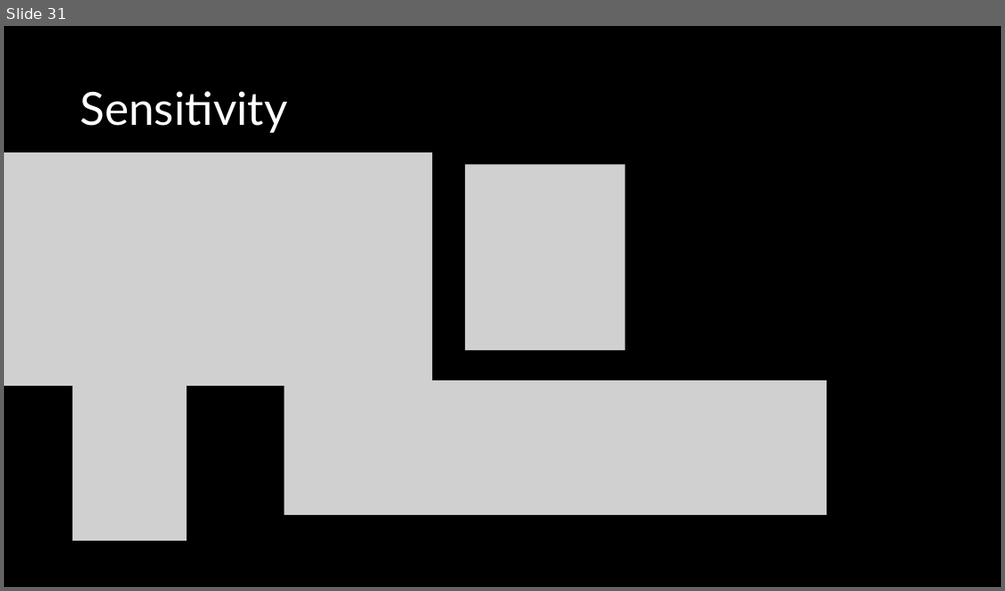
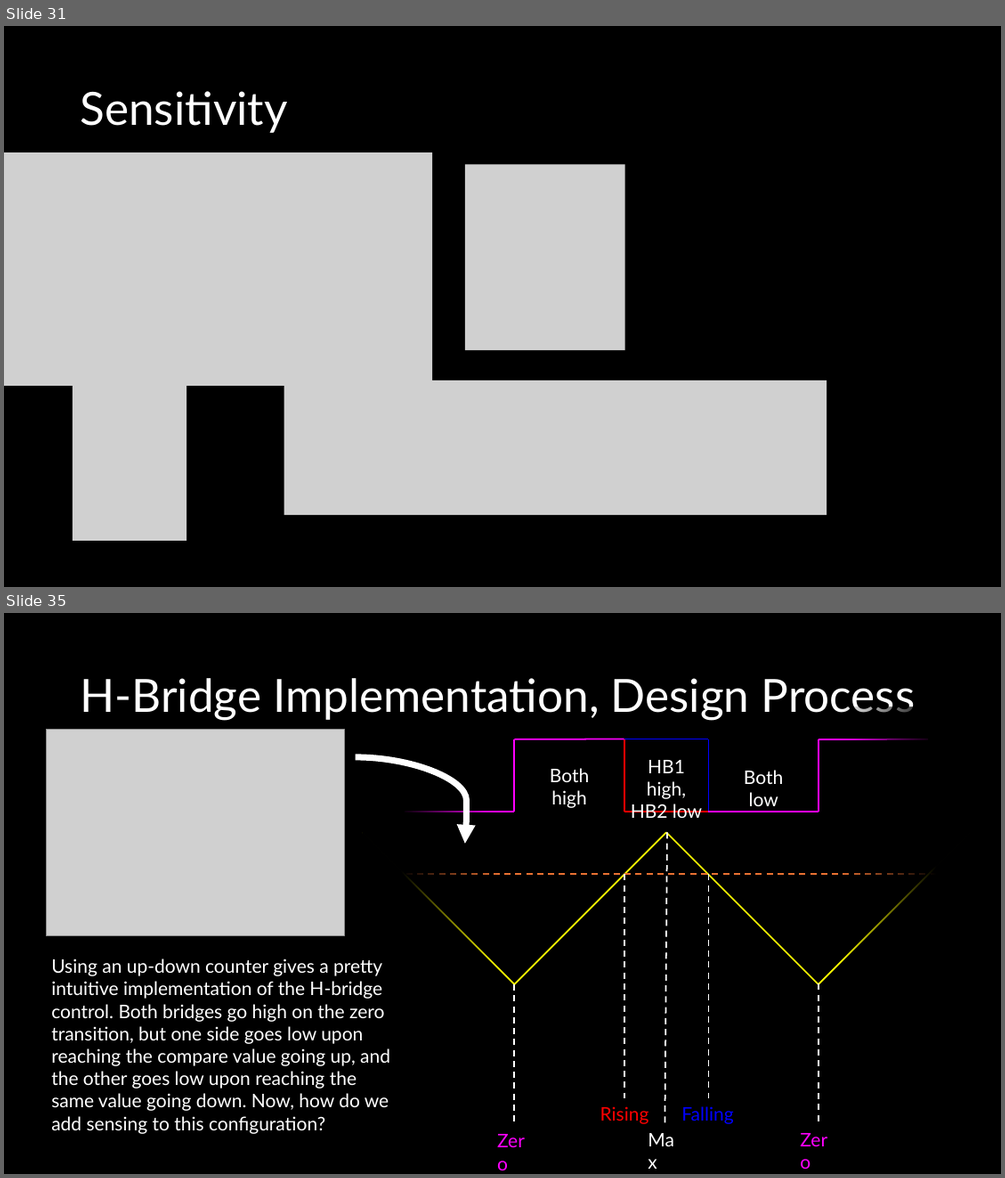
Before and after one commit to ut-ras/rm_electrical-supercap_v2, a slide deck: UT Robomasters – Supercap Power Stage Modeling.pptx. Shown one above the other, each under a label of ours: slide 31 before the commit, slides 31 and 35 after it; the slides between them are not shown. The pictures are 1005x591 and 1005x1178 pixels, drawn with LibreOffice and Linux fonts; fonts in the diff are those of the drawing; grey boxes stand for pictures. Boxes give left, top, right and bottom in pixels: in the first picture for what was removed or moved away, otherwise in the second. Text is boxed around its words. In the diff, an @@ line names an element or a change of style, - is before the commit and + after.

```diff
--- a/UT Robomasters – Supercap Power Stage Modeling.pptx
+++ b/UT Robomasters – Supercap Power Stage Modeling.pptx
@@ slide 35 added at bbox=[4, 613, 1001, 1174], background #000000 @@
@@ title added at bbox=[80, 678, 915, 720], 44 pt, text #FFFFFF @@
+H-Bridge Implementation, Design Process
@@ rectangle added at bbox=[838, 707, 975, 1110], fill gradient #000000 @@
@@ picture added at bbox=[46, 729, 344, 935] @@
@@ rectangle added at bbox=[362, 739, 499, 1142], fill gradient #000000 @@
@@ line added from (515, 811) to (515, 739), #FF00FF 1.5 pt @@
@@ line added from (624, 739) to (515, 739), #FF00FF 1.5 pt @@
@@ line added from (624, 811) to (624, 739), #FF0000 1.5 pt @@
@@ line added from (708, 739) to (624, 739), #0000FF 1.5 pt @@
@@ line added from (708, 811) to (708, 739), #0000FF 1.5 pt @@
@@ line added from (928, 739) to (818, 739), #FF00FF 1.5 pt @@
@@ line added from (818, 811) to (818, 739), #FF00FF 1.5 pt @@
@@ curved arrow added from (356, 757) to (465, 844), #FFFFFF 6 pt @@
@@ text added at bbox=[550, 768, 589, 808], 18 pt, text #FFFFFF @@
+Both high
@@ text added at bbox=[631, 760, 702, 818], 18 pt, text #FFFFFF @@
+HB1 high,
+HB2 low
@@ text added at bbox=[744, 770, 783, 806], 18 pt, text #FFFFFF @@
+Both low
@@ line added from (515, 811) to (404, 811), #FF00FF 1.5 pt @@
@@ line added from (708, 811) to (624, 811), #FF0000 1.5 pt @@
@@ line added from (818, 811) to (708, 811), #FF00FF 1.5 pt @@
@@ line added from (667, 832) to (665, 1125), #FFFFFF 1.5 pt dashed @@
@@ group added at bbox=[362, 832, 971, 984]: 4 lines @@
@@ line added from (362, 874) to (971, 874), #E97132 1.5 pt dashed @@
@@ line added from (624, 874) to (624, 1098), #FFFFFF 1.5 pt dashed @@
@@ line added from (708, 874) to (708, 1098), #FFFFFF 1.5 pt dashed @@
@@ text added at bbox=[51, 958, 390, 1134], 18 pt, text #FFFFFF @@
+Using an up-down counter gives a pretty intuitive implementation of the H-bridge control. Both bridges go high on the zero transition, but one side goes low upon reaching the compare value going up, and the other goes low upon reaching the same value going down. Now, how do we add sensing to this configuration?
@@ line added from (515, 984) to (515, 1125), #FFFFFF 1.5 pt dashed @@
@@ line added from (819, 984) to (819, 1124), #FFFFFF 1.5 pt dashed @@
@@ text added at bbox=[600, 1106, 649, 1124], 18 pt, text #FF0000 @@
+Rising
@@ text added at bbox=[681, 1106, 733, 1124], 18 pt, text #0000FF @@
+Falling
@@ text added at bbox=[490, 1126, 541, 1156], 18 pt, text #FF00FF @@
+Zero
@@ text added at bbox=[640, 1125, 689, 1154], 18 pt, text #FFFFFF @@
+Max
@@ text added at bbox=[793, 1125, 844, 1154], 18 pt, text #FF00FF @@
+Zero
```
Also in this commit, not shown: 2 slides changed, 4 other slides added, 1 other file.
